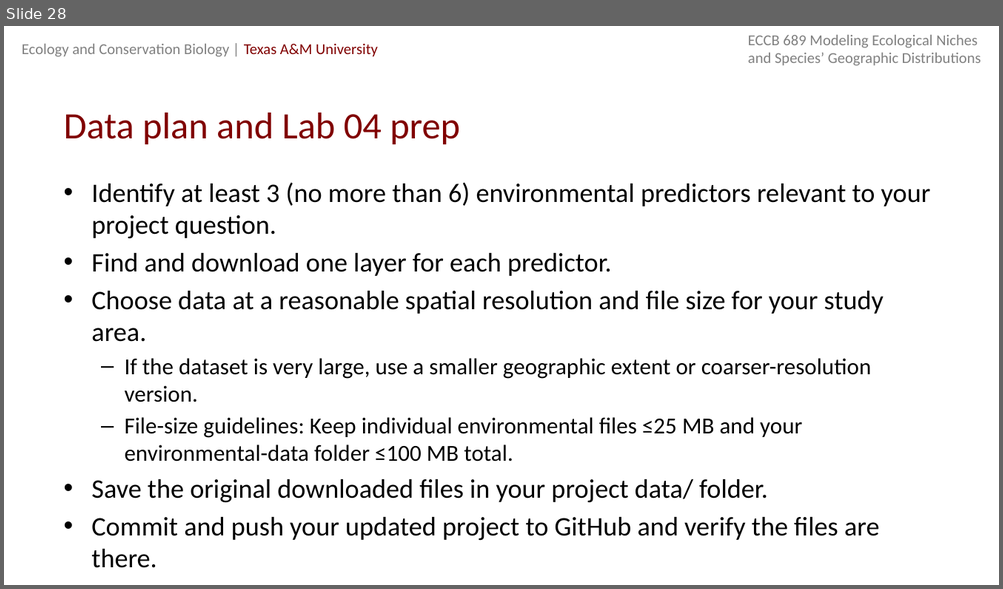
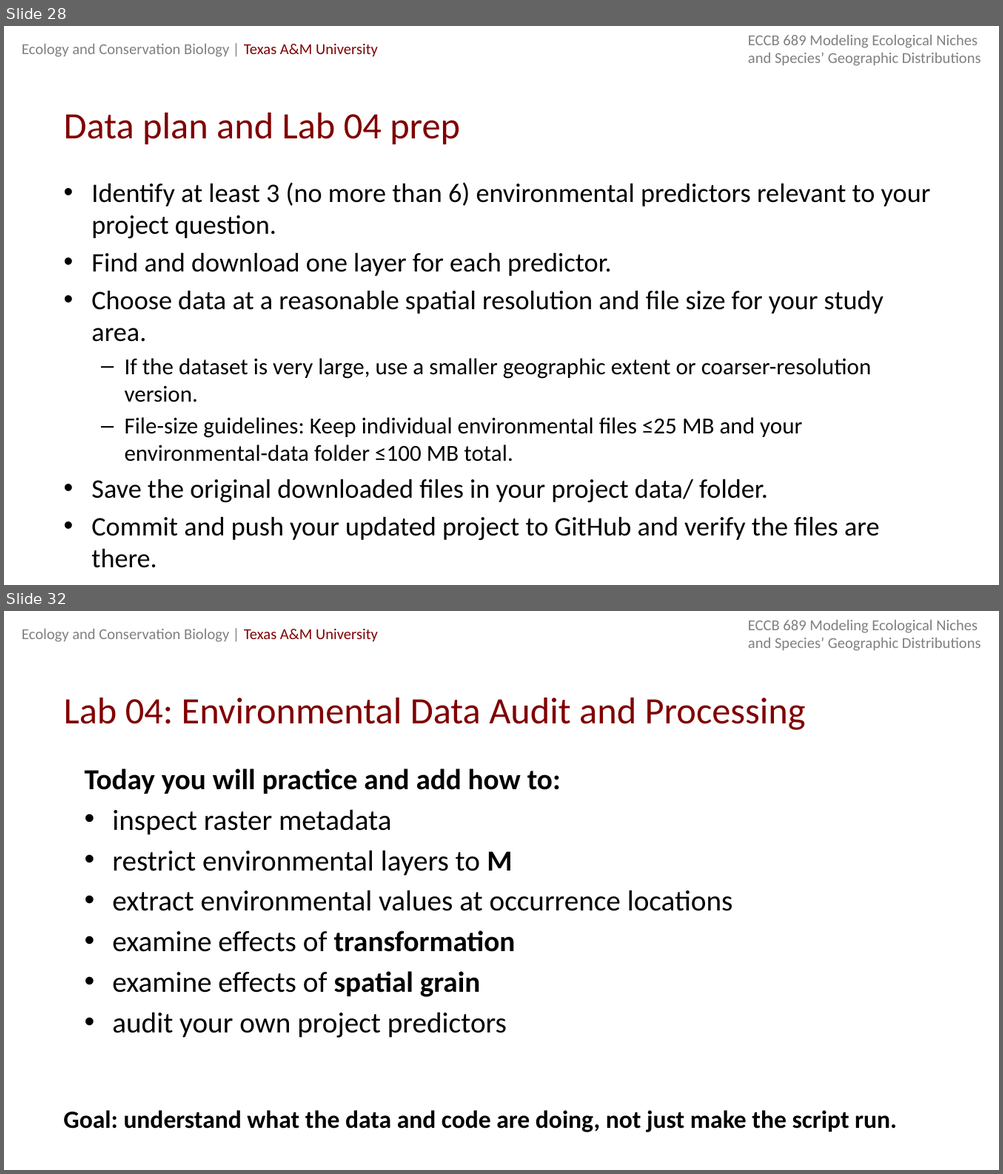
Before and after one commit to michellelawing/ECCB689, a slide deck: Slides/Week 6. Environments.pptx. Shown one above the other, each under a label of ours: slide 28 before the commit, slides 28 and 32 after it; the slides between them are not shown. The pictures are 1003x589 and 1003x1174 pixels, drawn with LibreOffice and Linux fonts; fonts in the diff are those of the drawing. Boxes give left, top, right and bottom in pixels: in the first picture for what was removed or moved away, otherwise in the second. Text is boxed around its words. In the diff, an @@ line names an element or a change of style, - is before the commit and + after.

```diff
--- a/Slides/Week 6. Environments.pptx
+++ b/Slides/Week 6. Environments.pptx
@@ slide 32 added at [4, 611, 999, 1170], background #FFFFFF; not listed: 2 template elements that a slide beside it also shows @@
@@ title added at [64, 698, 805, 730], 27 pt, text #800000 @@
+Lab 04: Environmental Data Audit and Processing
@@ text added at [85, 769, 733, 1038], 21 pt, text #000000 @@
+Today you will practice and add how to:
+• inspect raster metadata
+• restrict environmental layers to M
+• extract environmental values at occurrence locations
+• examine effects of transformation
+• examine effects of spatial grain
+• audit your own project predictors
@@ text added at [63, 1111, 896, 1133], 18 pt, text #000000, bold @@
+Goal: understand what the data and code are doing, not just make the script run.
```
Also in this commit, not shown: 1 slide changed, 6 other slides added.
